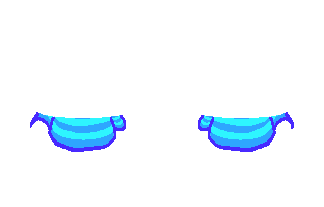
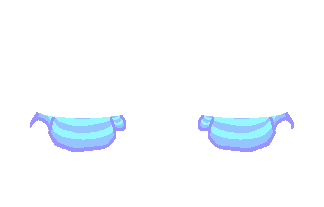
The second w=324, h=207 image is a revision of the first. Changes to its layers:
pixels changed over [30, 112, 294, 152] (layer not identified)
